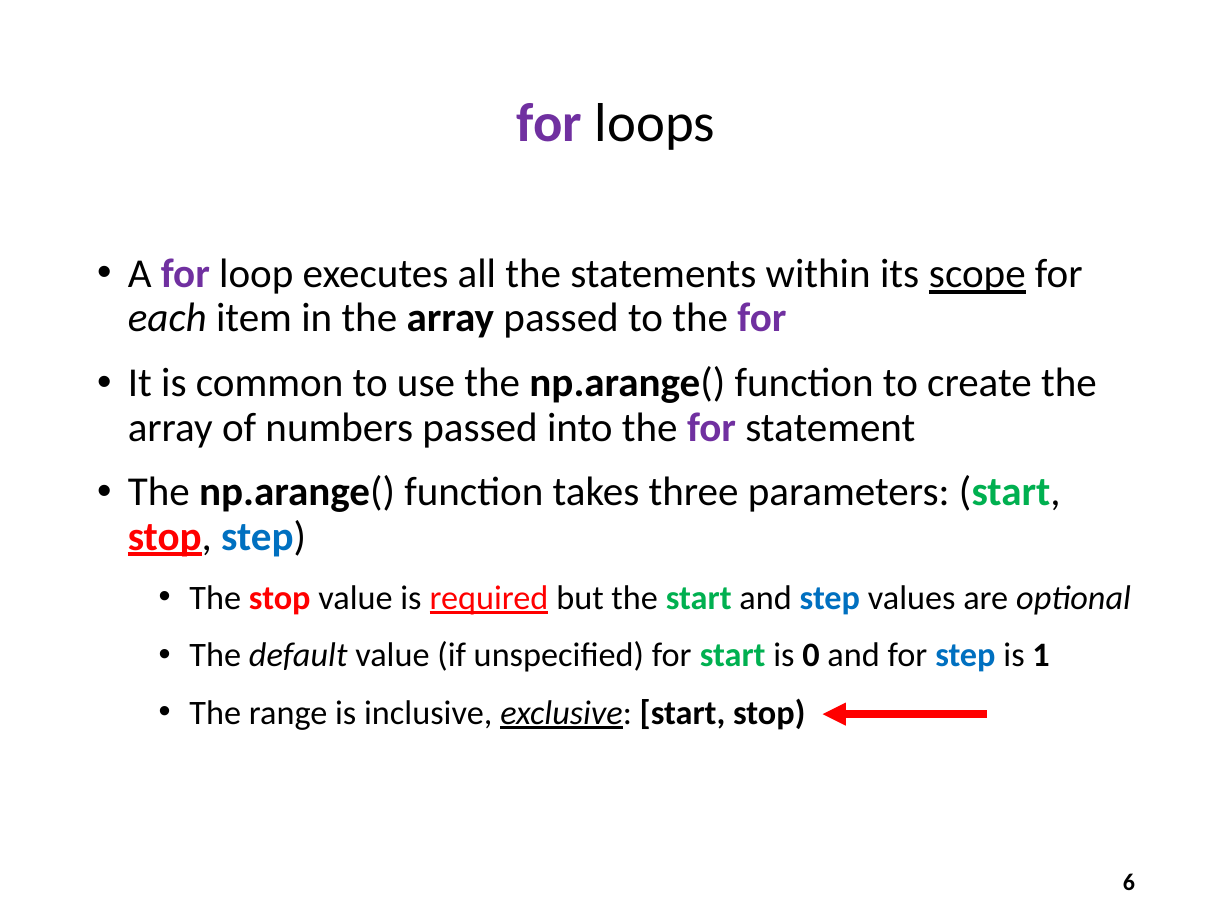
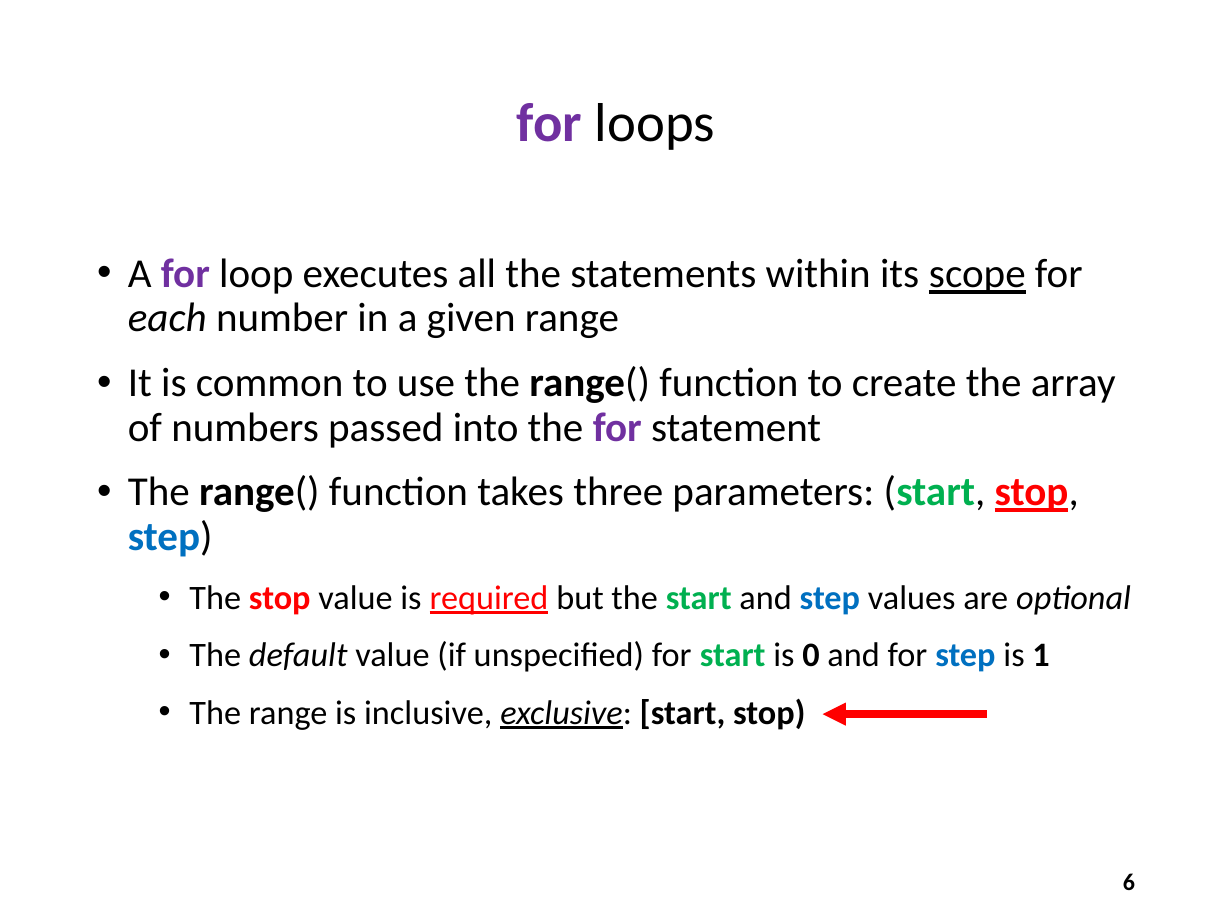
Before and after one commit to dbiersach/scicomp101, a slide deck: slide 6 of Session 04 - Functions and Logic/Session 04 - Functions and Logic.pptx. Drawn at 1232x924 pixels with LibreOffice and Linux fonts; fonts in the diff are those of the drawing. Boxes give left, top, right and bottom in pixels: in the first picture for what was removed or moved away, otherwise in the second. Text is boxed around its words. In the diff, an @@ line names an element or a change of style, - is before the commit and + after.

Commit message:
Switch to range()

```diff
--- a/Session 04 - Functions and Logic/Session 04 - Functions and Logic.pptx
+++ b/Session 04 - Functions and Logic/Session 04 - Functions and Logic.pptx
@@ text at box(128, 258, 1116, 557): text changed @@
-• A for loop executes all the statements within its scope for each item in the array passed to the for
-• It is common to use the np.arange() function to create the array of numbers passed into the for statement
-• The np.arange() function takes three parameters: (start, stop, step)
+• A for loop executes all the statements within its scope for each number in a given range
+• It is common to use the range() function to create the array of numbers passed into the for statement
+• The range() function takes three parameters: (start, stop, step)
```
Also in this commit, not shown: 10 other slides changed, 1 slide added, 2 slides removed, 3 other files.
